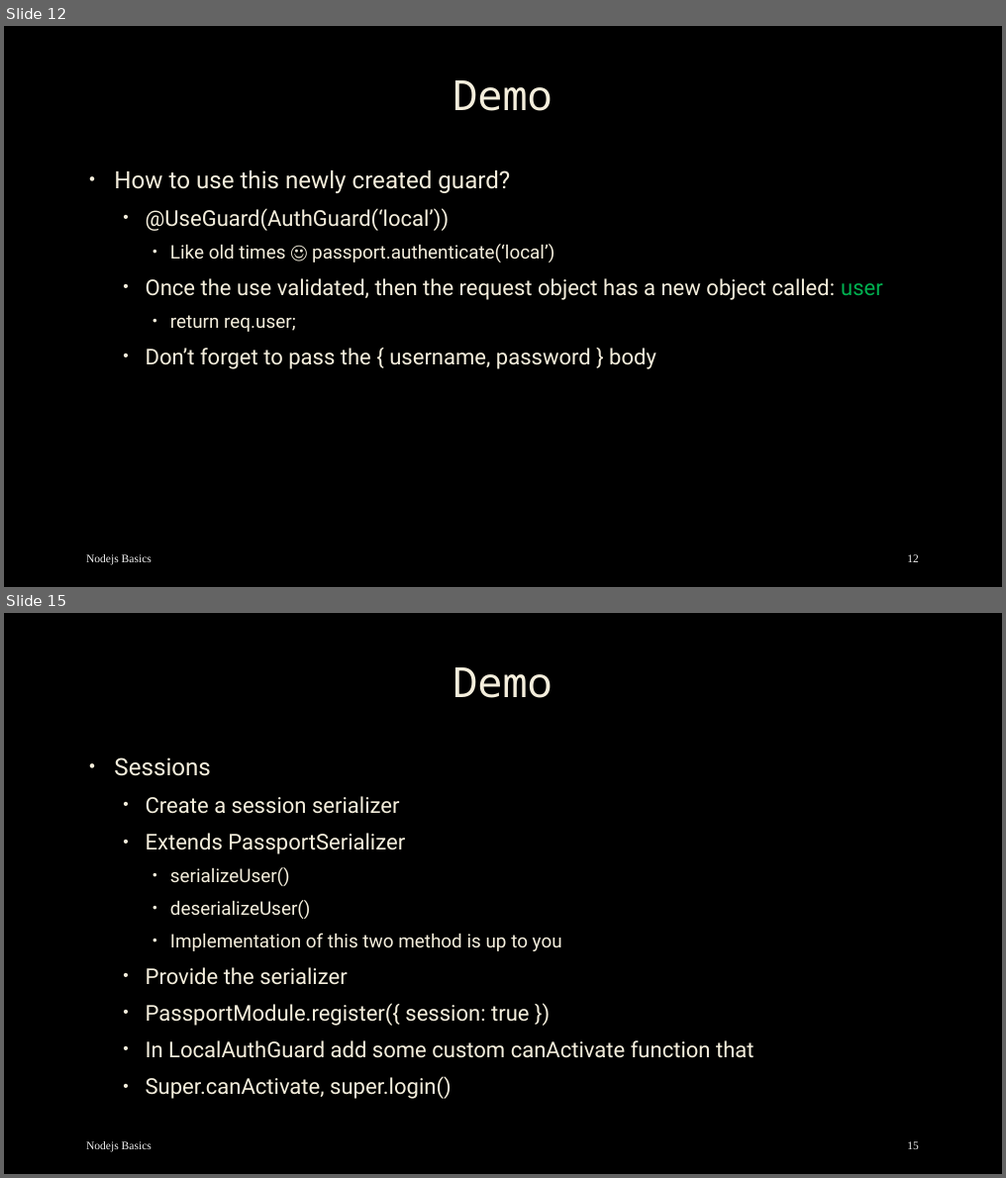
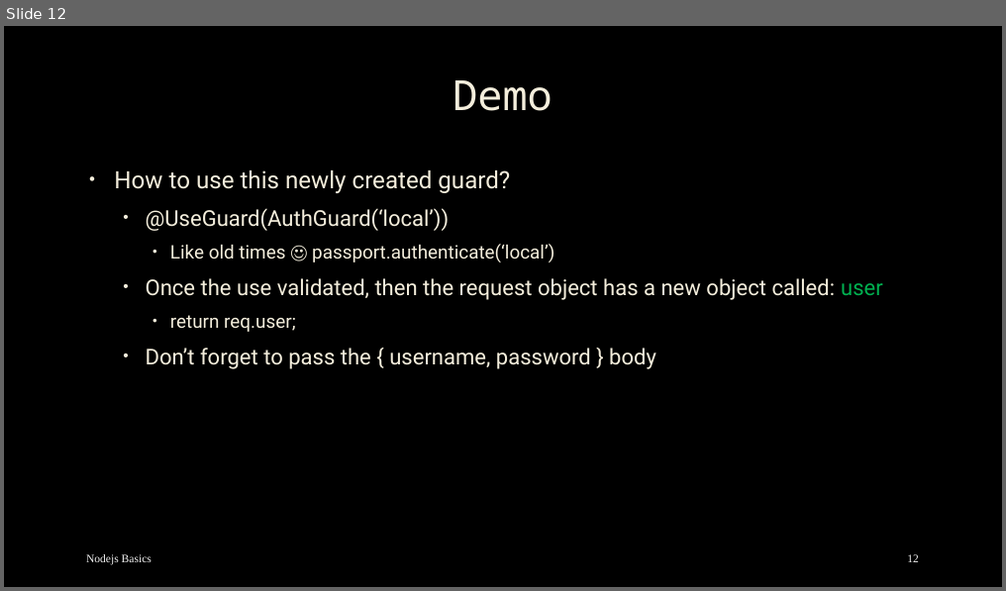
Before and after one commit to mostafa8026/nestjs-course, a slide deck: nestjs/nestjs-09.pptx. Shown one above the other, each under a label of ours: slides 12 and 15 before the commit, slide 12 after it; the slides between them are not shown. The pictures are 1006x1178 and 1006x591 pixels, drawn with LibreOffice and Linux fonts; fonts in the diff are those of the drawing; background and template pictures are left out. Boxes give left, top, right and bottom in pixels: in the first picture for what was removed or moved away, otherwise in the second. Text is boxed around its words. In the diff, an @@ line names an element or a change of style, - is before the commit and + after.

Commit message:
fix: 🐛 session09 nest.js scripts added

```diff
--- a/nestjs/nestjs-09.pptx
+++ b/nestjs/nestjs-09.pptx
@@ slide 15 removed at bbox=[4, 613, 1002, 1174], background picture (left out) @@
@@ title removed at bbox=[452, 667, 552, 698] @@
-Demo
@@ text removed at bbox=[114, 758, 754, 1099] @@
-• Sessions
-  • Create a session serializer
-  • Extends PassportSerializer
-    • serializeUser()
-    • deserializeUser()
-    • Implementation of this two method is up to you
-  • Provide the serializer
-  • PassportModule.register({ session: true })
-  • In LocalAuthGuard add some custom canActivate function that
-  • Super.canActivate, super.login()
@@ text removed at bbox=[86, 1142, 152, 1153] @@
-Nodejs Basics
@@ page number removed at bbox=[907, 1142, 919, 1150] @@
-15
```
Also in this commit, not shown: 2 slides changed, 8 other slides removed, 18 other files.
